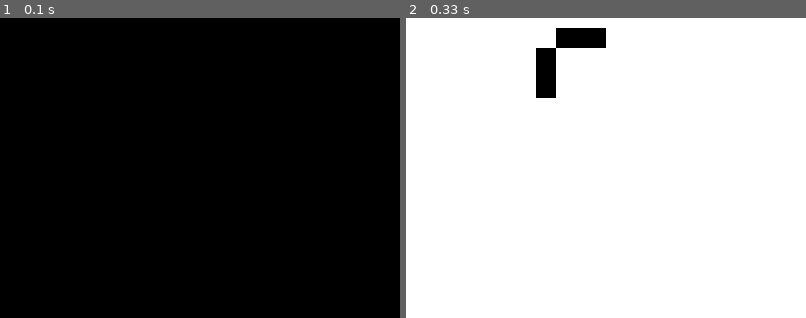
Above: before the commit, frames 1-2 (left to right).
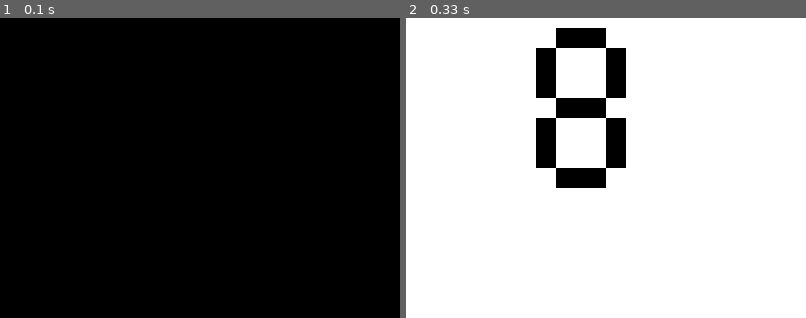
Above: after the commit, the same moments.

Repository: charliehuang09/minecraft
Game: pygame game, started from pygame_draw_digit.py
Same seed, same stepped clock (60 frames per second), same inputs: the game is played once before the commit and once after it.
Inputs:
- Up to frame 1 (0.1 s): no input
- Up to frame 2 (0.33 s): no input

Frame 1 is identical in both runs. In frame 2, 4.2% of the frame differs, in the area x 32-55%, y 10-57%.

Commit message:
Charlie finish all 7 elements for a LED digit

Diff:
--- a/pygame_draw_digit.py
+++ b/pygame_draw_digit.py
@@ -45,11 +45,11 @@
 
     pygame.draw.rect(screen, BLACK, [startingX, startingY, barWidth, barHeight]) # 0
     pygame.draw.rect(screen, BLACK, [startingX - barHeight, startingY + barHeight, barHeight, barWidth]) # 1
-    # pygame.draw.rect(screen, BLACK, [150, 10, 50, 20])
-    # pygame.draw.rect(screen, BLACK, [150, 10, 50, 20])
-    # pygame.draw.rect(screen, BLACK, [150, 10, 50, 20])
-    # pygame.draw.rect(screen, BLACK, [150, 10, 50, 20])
-    # pygame.draw.rect(screen, BLACK, [150, 10, 50, 20])
+    pygame.draw.rect(screen, BLACK, [startingX + barWidth, startingY + barHeight, barHeight, barWidth]) # 2
+    pygame.draw.rect(screen, BLACK, [startingX ,startingY + barWidth + barHeight, barWidth, barHeight]) # 3
+    pygame.draw.rect(screen, BLACK, [startingX - barHeight, startingY + barHeight + barHeight + barWidth, barHeight, barWidth]) # 4
+    pygame.draw.rect(screen, BLACK, [startingX + barWidth, startingY + barHeight + barHeight + barWidth, barHeight, barWidth]) # 5
+    pygame.draw.rect(screen, BLACK, [startingX, startingY + barHeight + barWidth + barHeight + barWidth, barWidth, barHeight]) # 6
 
     pygame.display.flip()
 
